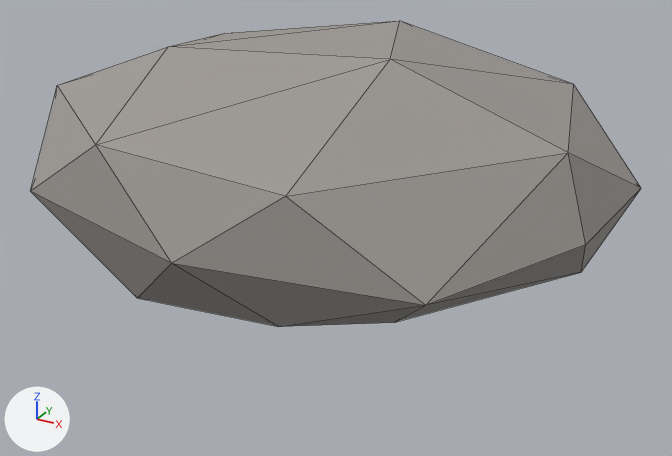
Before and after pictures for a commit that changed the glTF model game/isla-ancestral/assets/3d/baja/15-Recursos_veta_hierro.glb.
The view is the same before and after, from a camera (50 mm lens) standing at (1.85, -3.28, 1.93) and looking at (0.09, -0.08, 0.33). Arrows for +X, +Y and +Z are at lower left; the lights stay in place. The first picture is the older version. Mesh edges are drawn as thin lines. Vertices at exactly the same position are counted once.

In view in the first picture: 'SM_Veta_M_Roca_Hierro'.
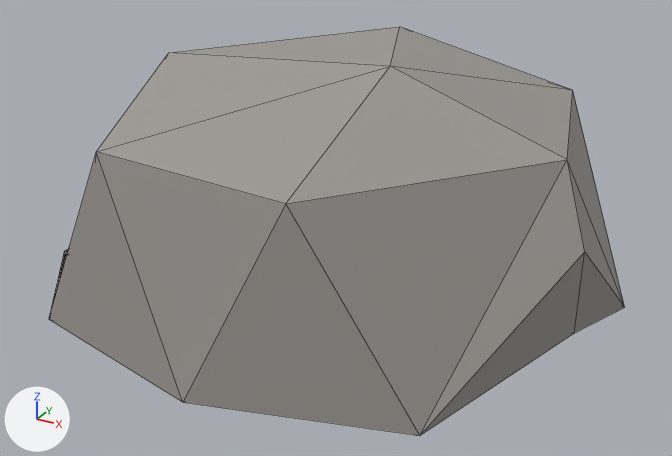
What differs and where, as boxes (x1, y1, x2, y2) in the pictures (672 x 456 px; the box of a moved part takes in the faces that stretch with it):
'SM_Veta_M_Roca_Hierro', reshaped, moved (34% taller): before (31, 21, 641, 327); after (49, 27, 625, 436)
part 1 of me_sm_veta_m_roca_hierro_001, moved or reshaped: before (31, 21, 641, 327); after (49, 92, 625, 436)

Edits to the bpy script that builds the scene:
```text
Change me_sm_veta_m_roca_hierro_001:
    where me_sm_veta_m_roca_hierro_001.from_pydata(...)  # 30 vertices, 56 faces; spans x -1.26..1.25, y -1.11..1.12, z 0.05..1.13
    used by ob_sm_veta_m_roca_hierro; location = (0.0, 0.0, 0.017)
    me_sm_veta_m_roca_hierro_001 part 1: 20 of the vertices in x -1.26..1.25, y -1.11..1.12, z 0.11..0.92 are scaled about their middle by (1, 1, 0), then moved by (0.0, 0.0, -0.46)
Change ob_sm_veta_m_roca_hierro:
    ob_sm_veta_m_roca_hierro.location: (0.0, 0.0, 0.017) -> (0.0, 0.0, -0.008)
```
